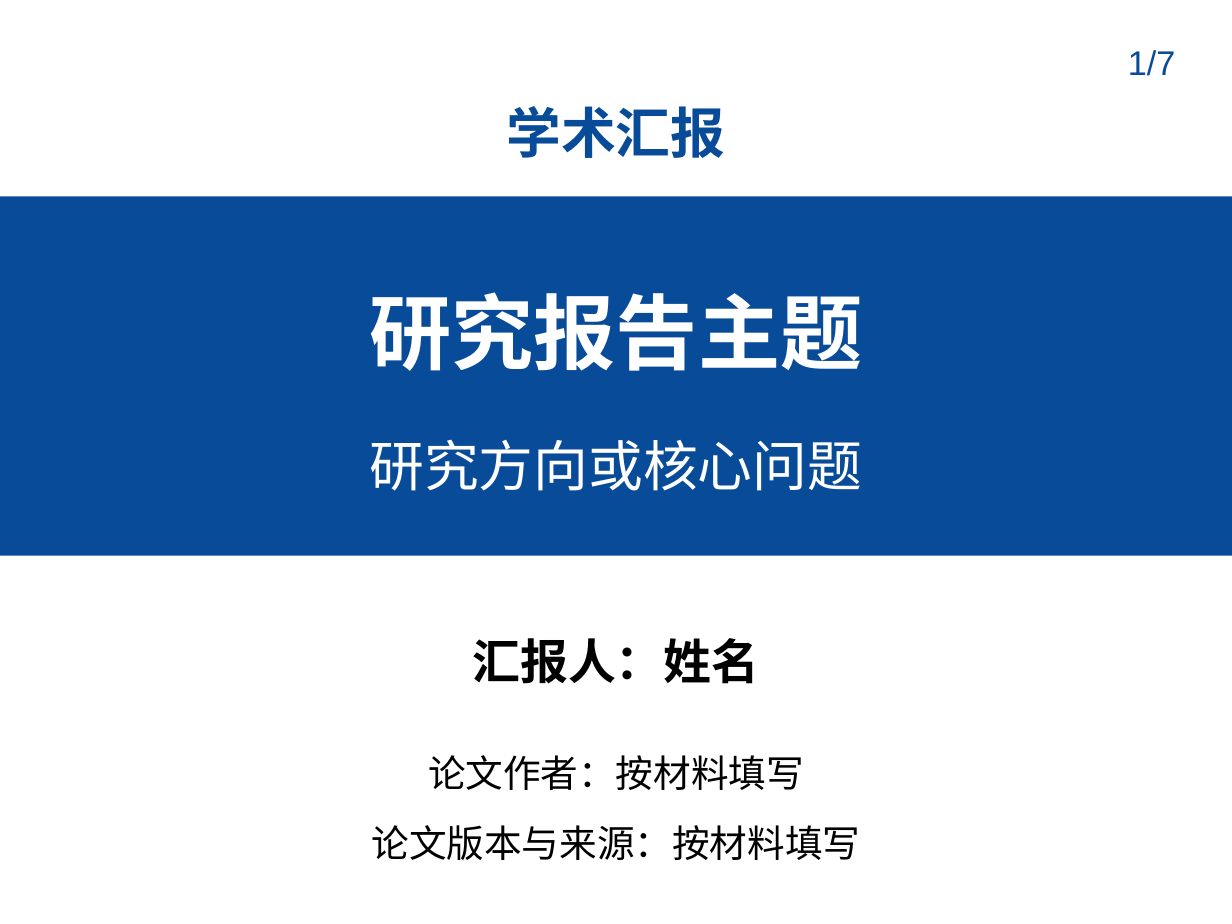
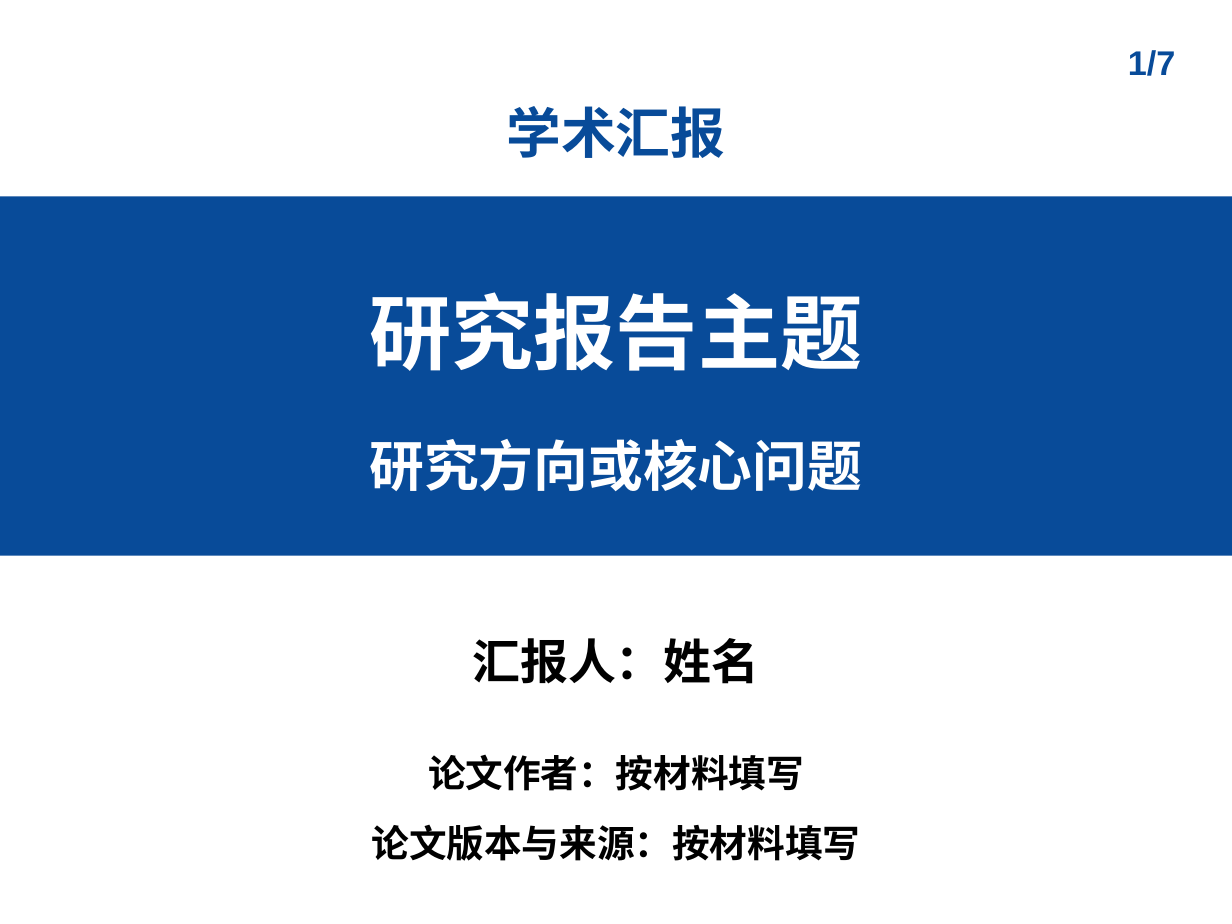
Before and after one commit to realihang/academic-ppt-skill, a slide deck: slide 1 of assets/reference-4x3.pptx. Drawn at 1232x924 pixels with LibreOffice and Linux fonts; fonts in the diff are those of the drawing. Boxes give left, top, right and bottom in pixels: in the first picture for what was removed or moved away, otherwise in the second. Text is boxed around its words. In the diff, an @@ line names an element or a change of style, - is before the commit and + after.

```diff
--- a/assets/reference-4x3.pptx
+++ b/assets/reference-4x3.pptx
@@ bold on in 4 elements at bbox=[369, 439, 862, 491], bbox=[428, 755, 804, 791], bbox=[372, 825, 861, 861], bbox=[1128, 50, 1176, 76] @@
```
Also in this commit, not shown: 1 other slide changed, 13 other files.
